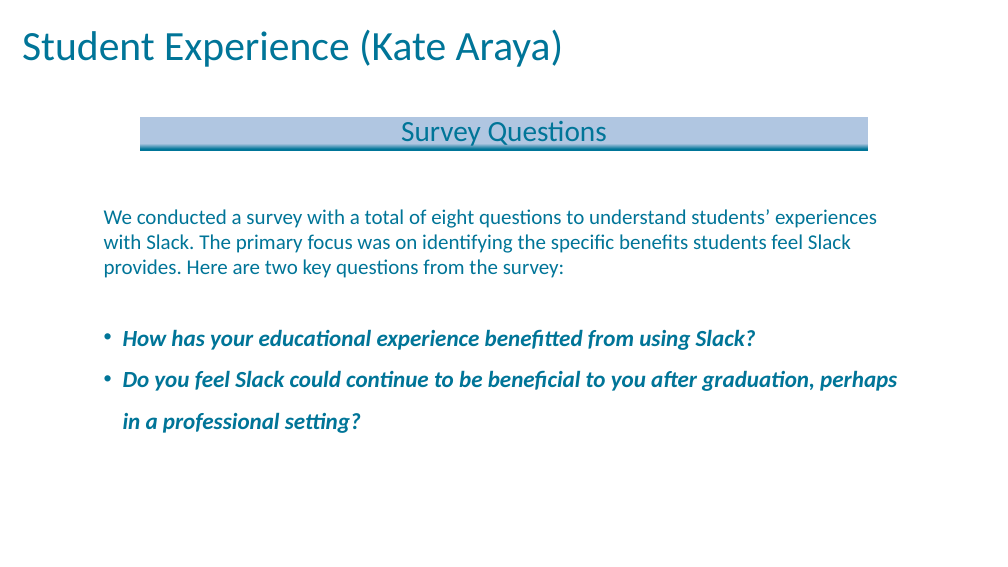
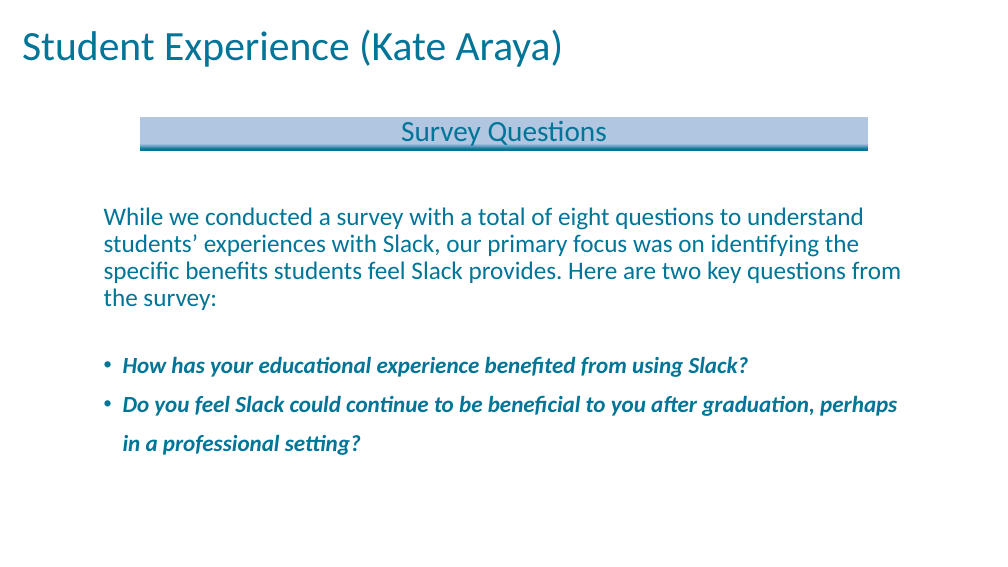
Before and after one commit to FSCJ-FacultyDev/HITEC2024, a slide deck: slide 11 of LeveragingSlackForStudentCollaboration.pptx. Drawn at 1008x567 pixels with LibreOffice and Linux fonts; fonts in the diff are those of the drawing; background and template pictures are left out. Boxes give left, top, right and bottom in pixels: in the first picture for what was removed or moved away, otherwise in the second. Text is boxed around its words. In the diff, an @@ line names an element or a change of style, - is before the commit and + after.

Commit message:
Added survey questions_KA

```diff
--- a/LeveragingSlackForStudentCollaboration.pptx
+++ b/LeveragingSlackForStudentCollaboration.pptx
@@ text at (104, 207, 901, 377): text changed; size 20 to 24 pt @@
-We conducted a survey with a total of eight questions to understand students’ experiences with Slack. The primary focus was on identifying the specific benefits students feel Slack provides. Here are two key questions from the survey:
-• How has your educational experience benefitted from using Slack?
+While we conducted a survey with a total of eight questions to understand students’ experiences with Slack, our primary focus was on identifying the specific benefits students feel Slack provides. Here are two key questions from the survey:
+• How has your educational experience benefited from using Slack?
@@ text at (123, 395, 897, 455): line spacing 1.5 to 1.4 @@
```
Also in this commit, not shown: 5 other slides changed, 3 slides added, 7 slides removed.
